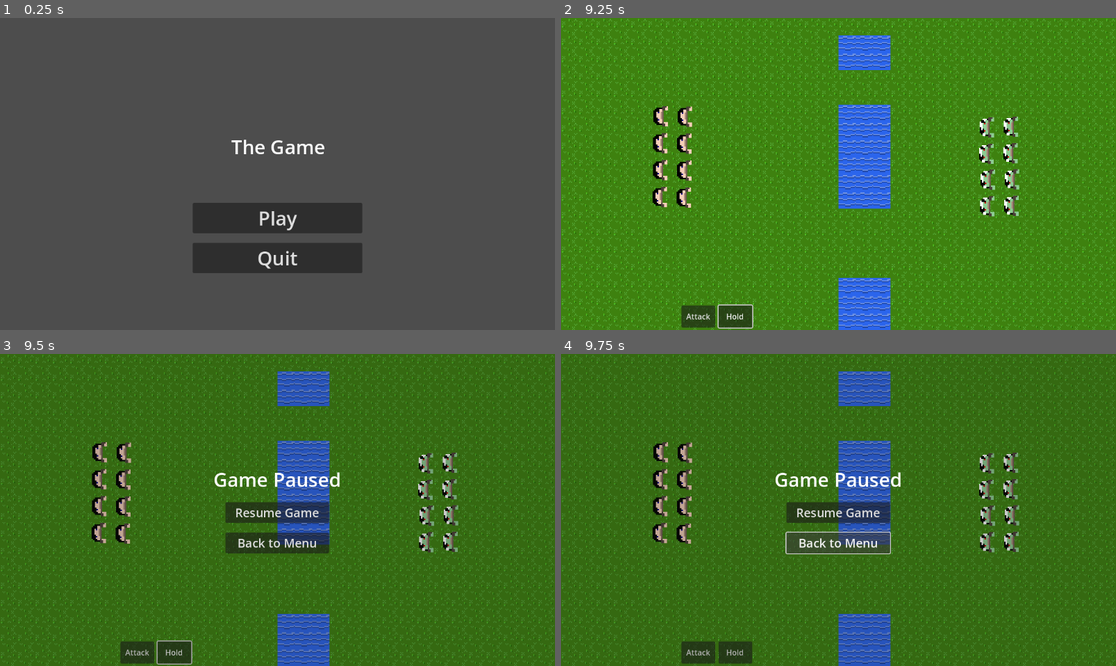
Above: before the commit, frames 1-4 (two rows, left to right).
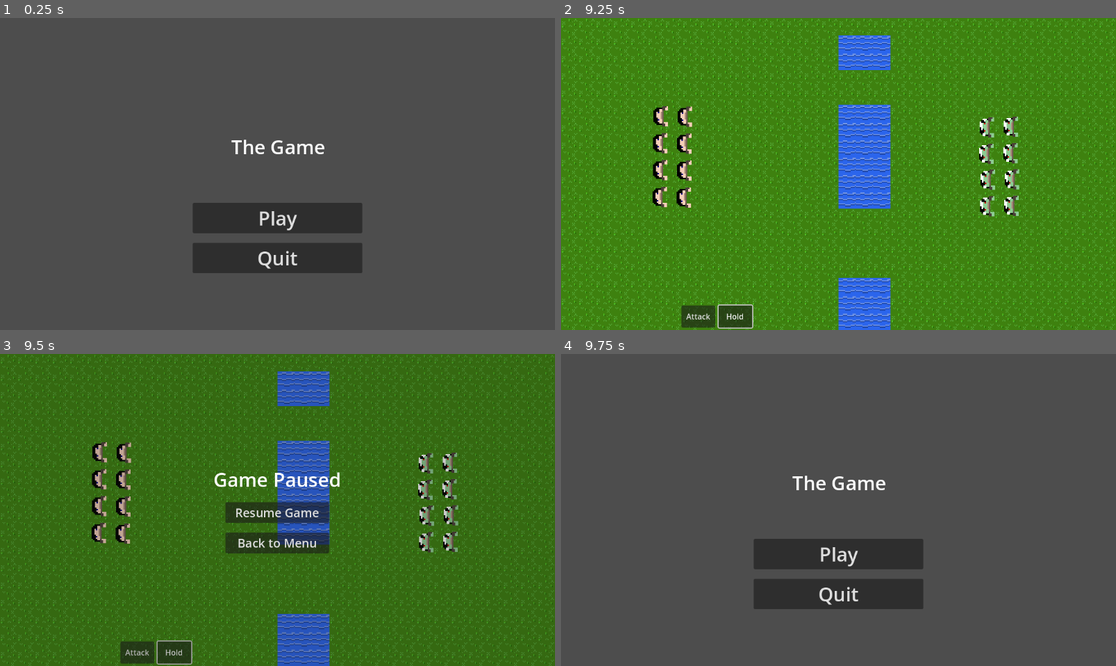
Above: after the commit, the same moments.

Repository: xlulx/RTS_Game_Development
Game: Godot game, scene res://Scenes/Gui/Main_Menu/menu.tscn
The game is run twice, just before and just after one commit, with the same random seed, the same clock (stepped at 60 frames per second) and the same inputs.
Inputs (mouse positions are in pixels of both pictures, inside the frame that each line leads up to):
- Up to frame 1 (0.25 s): no input
- Up to frame 2 (9.25 s): click "Play" at 0.5 s; click "Attack" at 1.25 s; click "Hold" at 2 s; click "Attack" at 2.75 s; click "Hold" at 3.5 s; click "Attack" at 4.25 s; click "Hold" at 5 s; tap Enter at 5.75, 7.25 s; drag from (716, 317) to (894, 105) at 5.77 s; tap Space at 6.5, 8 s; drag from (727, 189) to (716, 317) at 6.52 s; move the mouse to (894, 105) at 7.27 s; hold A (attack_move) 7.28-8 s; click (894, 105) at 7.55 s; drag from (810, 236) to (672, 127) at 8.02 s; move the mouse to (1005, 220) at 8.77 s; click (1005, 220) at 8.85 s
- Up to frame 3 (9.5 s): tap Escape (Pause) at 9.4 s
- Up to frame 4 (9.75 s): click "Back to Menu" at 9.5 s

Frames 1-3 are identical in both runs. In frame 4, 100% of the frame differs, in the area x 0-100%, y 0-100%.

Commit message:
Improvments
-Attack button was added
-Attack_move improved
-Some bug fixes

Diff:
--- a/First_Project/Scenes/Game/Camera.gd
+++ b/First_Project/Scenes/Game/Camera.gd
@@ -29,12 +29,6 @@
 #var max_zoom = 2.0
 #var zoom_speed = 0.01
 
-
-
-
-
-
-
 #func _input(event):
 
 	#Zoom hareketi
@@ -44,7 +38,6 @@
 #		$Camera2D.zoom -= zoom
 
 func _process(delta):
-
 	#Farenin yerini bulma
 	mouse_position = get_local_mouse_position()
 	global_mouse_position = get_global_mouse_position()
@@ -90,6 +83,7 @@
 		var click = Click_Animation.instantiate()
 		add_sibling(click)
 
+
 	#Kamera Hareketi
 	var camera_movement = Vector2.ZERO
 	if mouse_position.x < screen_edge_threshold:
--- a/First_Project/Scenes/Gui/In-game_Menu.gd
+++ b/First_Project/Scenes/Gui/In-game_Menu.gd
@@ -1,17 +1,14 @@
 extends Control
 
 var in_gui = false
-
-func _ready():
-	pass # Replace with function body.
-
+var attack_button = false
+var hold_button = false
 
 func _on_attack_button_pressed():
-	pass # Replace with function body.
-
+	get_tree().call_group("unit", "attack")
 
 func _on_hold_button_pressed():
-	pass # Replace with function body.
+	hold_button = true
 
 
 func _on_area_2d_mouse_entered():
--- a/First_Project/Scenes/Gui/Pause_Menu.gd
+++ b/First_Project/Scenes/Gui/Pause_Menu.gd
@@ -16,4 +16,4 @@
 
 func _on_menu_pressed():
 	get_tree().paused = !is_paused
-	get_tree().change_scene_to_file("res://Scenes/menu.tscn")
+	get_tree().change_scene_to_file("res://Scenes/Gui/Main_Menu/menu.tscn")
--- a/First_Project/Scenes/Unit/unit.gd
+++ b/First_Project/Scenes/Unit/unit.gd
@@ -45,6 +45,8 @@
 func deselect():
 	selected = false
 	$Selected.visible = false
+	get_node("UnitSM").command_mod = null
+	get_node("/root/Game/Camera").red_click = false
 
 #Görüş alanına girip çıkanları listeye ekleme çıkarma
 func _on_vision_range_body_entered(body):
@@ -94,3 +96,8 @@
 
 func get_state():
 	return state_machine.state
+
+func attack():
+	if selected:
+		get_node("UnitSM").command_mod = get_node("UnitSM").CommandMods.ATTACK_MOVE
+		get_node("/root/Game/Camera").red_click = true
--- a/First_Project/Scenes/Unit/unit.tscn
+++ b/First_Project/Scenes/Unit/unit.tscn
@@ -1,10 +1,9 @@
-[gd_scene load_steps=8 format=3 uid="uid://cjnstwmg5vpj4"]
+[gd_scene load_steps=7 format=3 uid="uid://cjnstwmg5vpj4"]
 
 [ext_resource type="Texture2D" uid="uid://bm32iaexfqqhk" path="res://Assets/Player.png" id="1_2n08m"]
 [ext_resource type="Script" path="res://Scenes/Unit/unit.gd" id="1_n7omw"]
 [ext_resource type="Texture2D" uid="uid://clnfyrj72svyx" path="res://Assets/Player_Selected.png" id="2_qcl8e"]
 [ext_resource type="PackedScene" uid="uid://d02vyaejld3cs" path="res://Scenes/Unit/unit_sm.tscn" id="4_tl1mu"]
-[ext_resource type="Script" path="res://Scenes/Unit/unit_sm.gd" id="5_rrgsr"]
 
 [sub_resource type="CircleShape2D" id="CircleShape2D_msnna"]
 radius = 175.0
@@ -36,7 +35,6 @@
 [node name="attackTimer" type="Timer" parent="."]
 
 [node name="UnitSM" parent="." instance=ExtResource("4_tl1mu")]
-script = ExtResource("5_rrgsr")
 
 [node name="Hitbox" type="CollisionShape2D" parent="."]
 visible = false
--- a/First_Project/Scenes/Unit/unit_sm.gd
+++ b/First_Project/Scenes/Unit/unit_sm.gd
@@ -25,7 +25,7 @@
 
 #Girdi alma
 func _input(_event):
-	if parent.selected and state != states.dying :
+	if parent.selected and state != states.dying:
 		if Input.is_action_just_pressed("attack_move"):
 			command_mod = CommandMods.ATTACK_MOVE
 		if Input.is_action_just_pressed("hold"):
@@ -120,9 +120,6 @@
 		states.dying :
 			pass
 
-#Ölüm
-func died():
-	set_state(states.dying)
 
 func _on_attack_timer_timeout():
 	match state :
@@ -139,3 +136,7 @@
 				set_state(states.idle)
 		states.dying :
 			parent.queue_free()
+
+#Ölüm
+func died():
+	set_state(states.dying)
